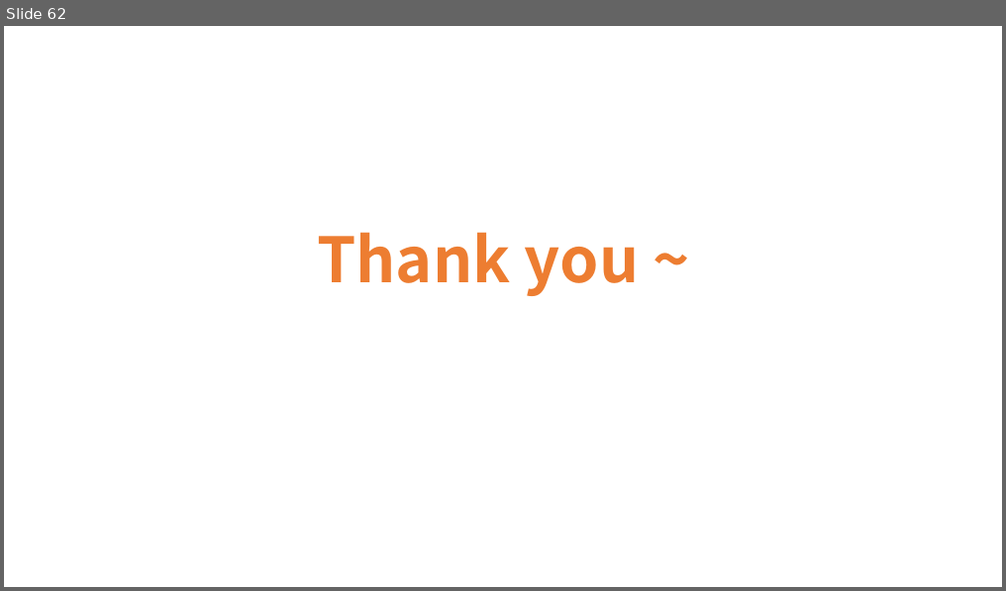
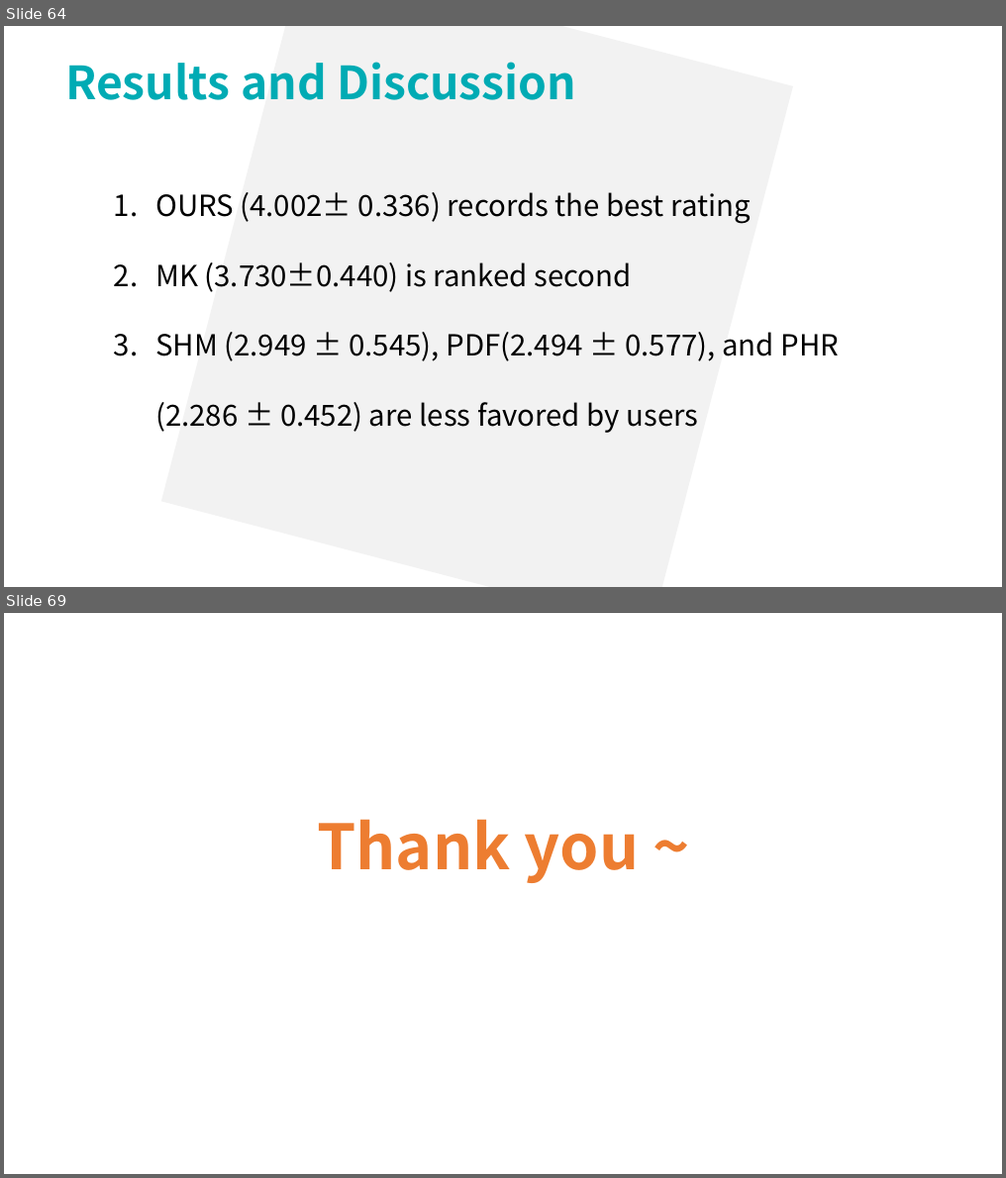
Before and after one commit to lsyoath/sheepy, a slide deck: ComputerVision.pptx. Shown one above the other, each under a label of ours: slide 62 before the commit, slides 64 and 69 after it; the slides between them are not shown. The pictures are 1006x591 and 1006x1178 pixels, drawn with LibreOffice and Linux fonts; fonts in the diff are those of the drawing. Boxes give left, top, right and bottom in pixels: in the first picture for what was removed or moved away, otherwise in the second. Text is boxed around its words. In the diff, an @@ line names an element or a change of style, - is before the commit and + after.

```diff
--- a/ComputerVision.pptx
+++ b/ComputerVision.pptx
@@ slide 64 added at box(4, 26, 1002, 587), background #FFFFFF @@
@@ rectangle added at box(161, 26, 793, 587), fill #F2F2F2 @@
@@ text added at box(65, 62, 576, 100), 44 pt, text #00ABB4, bold @@
+Results and Discussion
@@ text added at box(155, 192, 840, 433), 28 pt, text #000000 @@
+  1. OURS (4.002± 0.336) records the best rating
+  2. MK (3.730±0.440) is ranked second
+  3. SHM (2.949 ± 0.545), PDF(2.494 ± 0.577), and PHR (2.286 ± 0.452) are less favored by users
@@ what was slide 62 is now slide 69 @@
```
Also in this commit, not shown: 2 slides changed, 6 other slides added.
